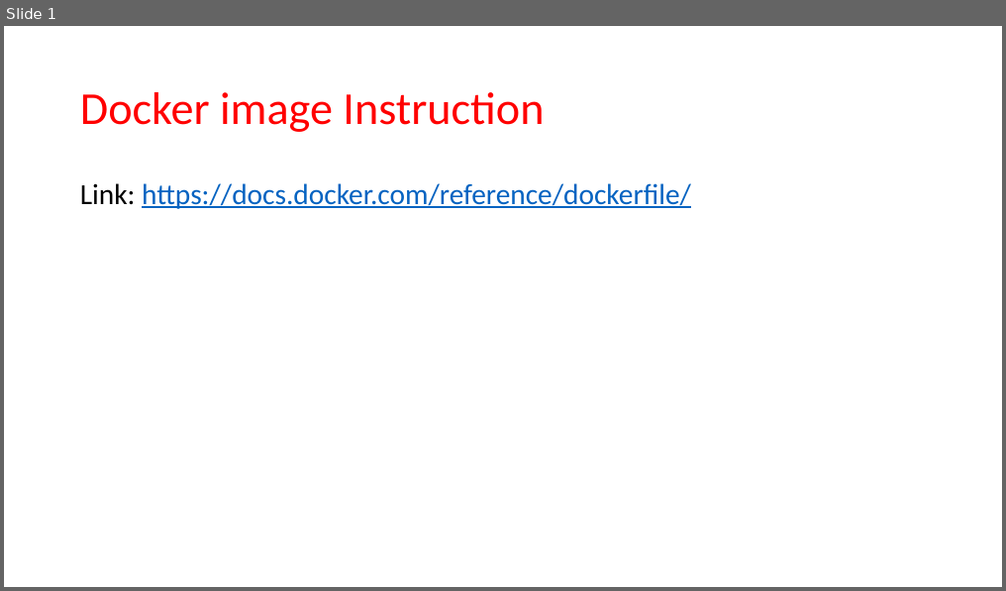
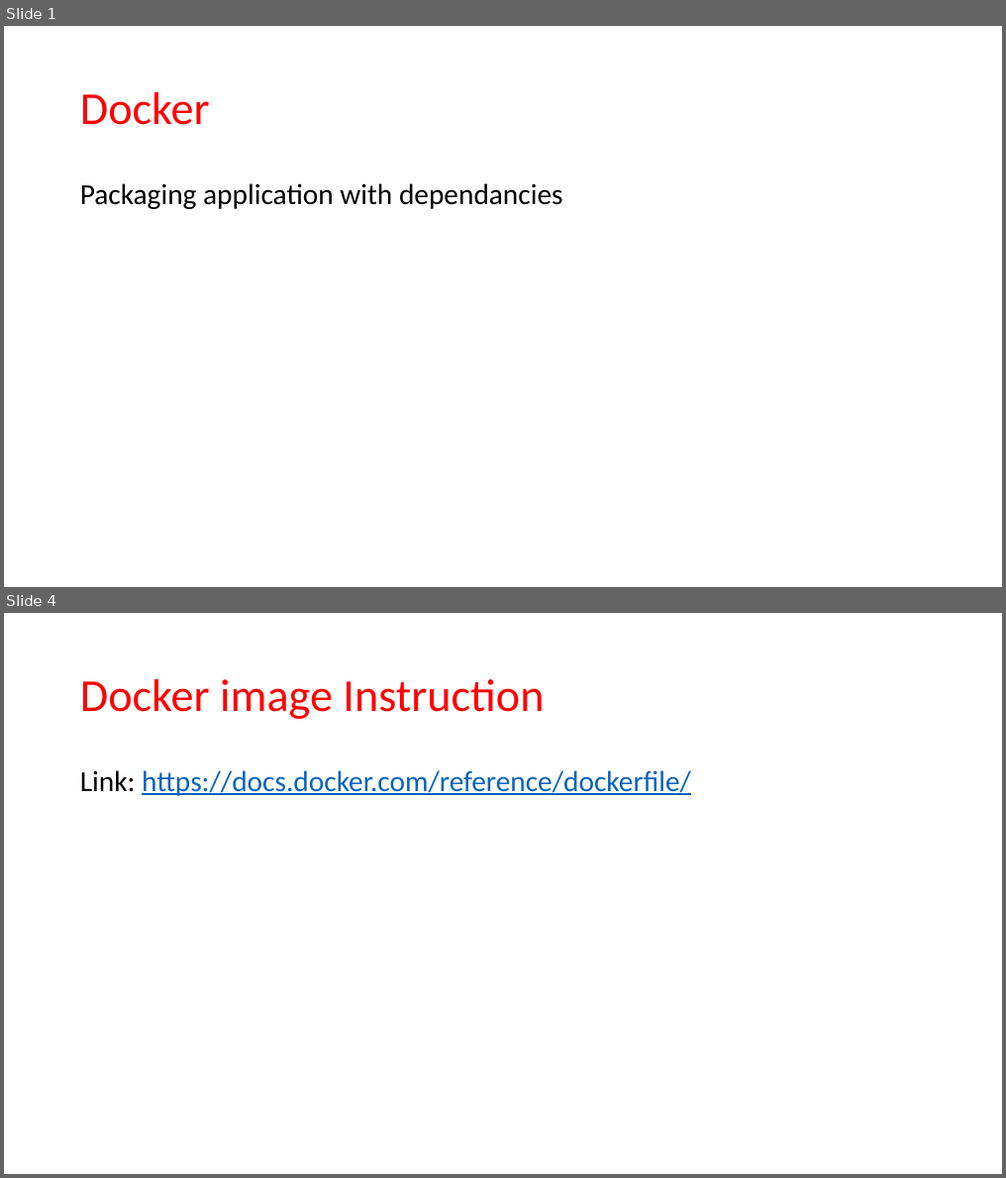
Before and after one commit to JanbaskDevops/Batch1, a slide deck: MyLearnings/Kubernetes/PPT's/Docker image instruction with details.pptx. Shown one above the other, each under a label of ours: slide 1 before the commit, slides 1 and 4 after it; the slides between them are not shown. The pictures are 1006x591 and 1006x1178 pixels, drawn with LibreOffice and Linux fonts; fonts in the diff are those of the drawing. Boxes give left, top, right and bottom in pixels: in the first picture for what was removed or moved away, otherwise in the second. Text is boxed around its words. In the diff, an @@ line names an element or a change of style, - is before the commit and + after.

```diff
--- a/MyLearnings/Kubernetes/PPT's/Docker image instruction with details.pptx
+++ b/MyLearnings/Kubernetes/PPT's/Docker image instruction with details.pptx
@@ slide 1 added at (4,26,1002,587), background #FFFFFF @@
@@ title added at (80,92,210,125), 44 pt, text #FF0000 @@
+Docker
@@ text added at (80,183,563,209), 28 pt, text #000000 @@
+Packaging application with dependancies
@@ what was slide 1 is now slide 4 @@
```
Also in this commit, not shown: 2 other slides added.
